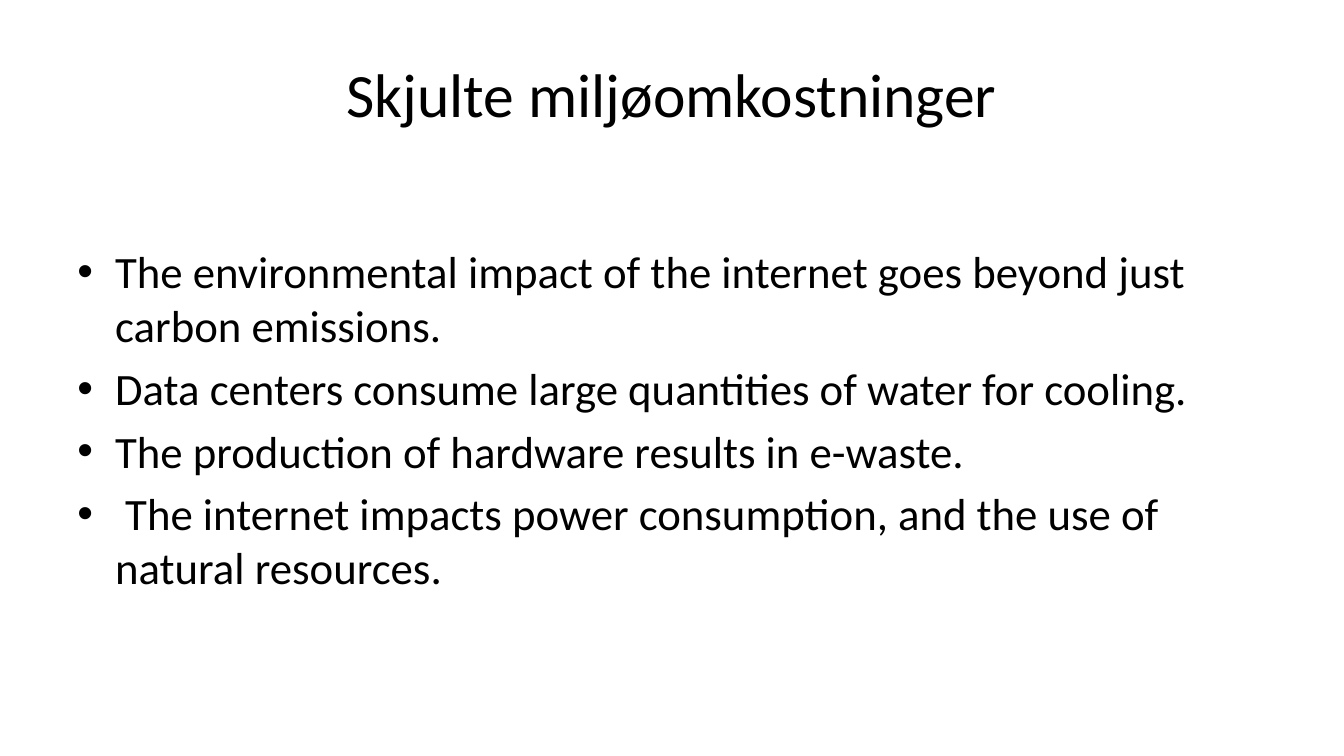
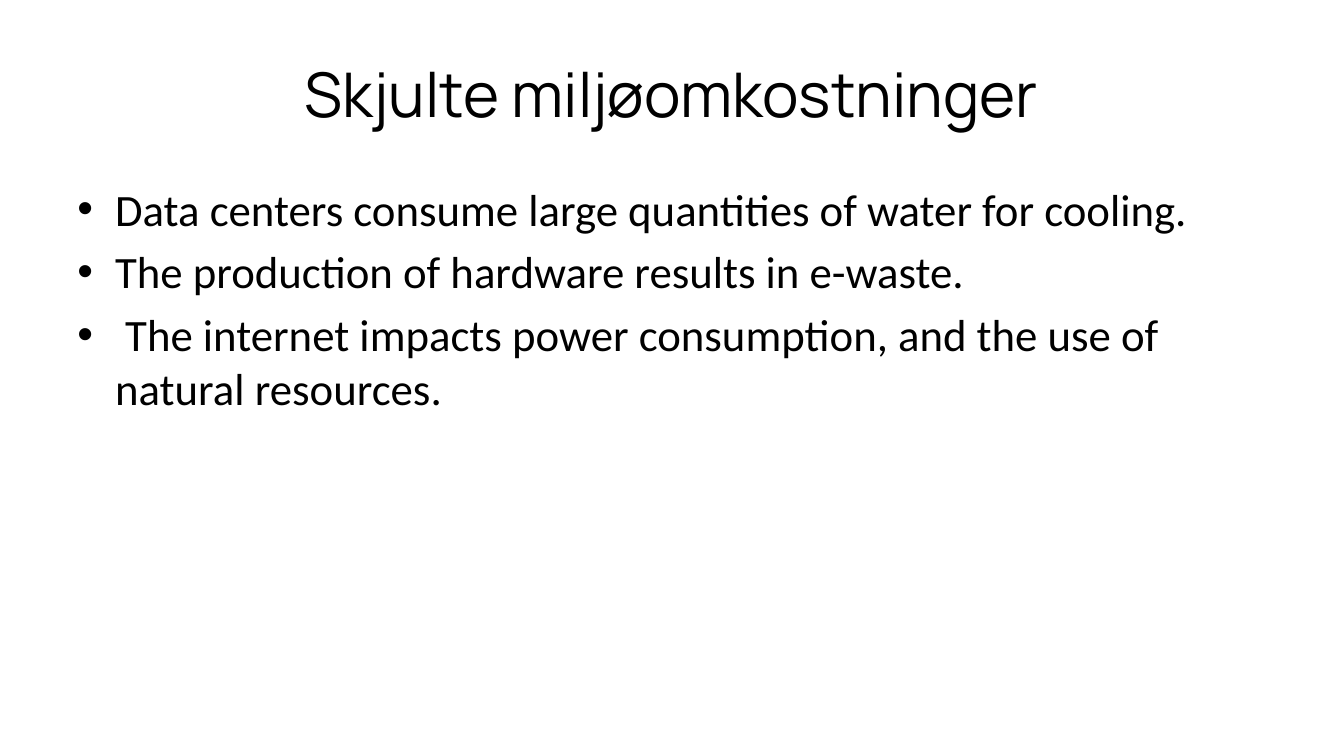
Before and after one commit to xbibogo/MMD24, a slide deck: slide 4 of semester2 PPT/Sustainable_Web_Presentation_Danish.pptx. Drawn at 1344x756 pixels with LibreOffice and Linux fonts; fonts in the diff are those of the drawing. Boxes give left, top, right and bottom in pixels: in the first picture for what was removed or moved away, otherwise in the second. Text is boxed around its words. In the diff, an @@ line names an element or a change of style, - is before the commit and + after.

```diff
--- a/semester2 PPT/Sustainable_Web_Presentation_Danish.pptx
+++ b/semester2 PPT/Sustainable_Web_Presentation_Danish.pptx
@@ title "Skjulte miljøomkostninger" at bbox=[305, 71, 1038, 133]: font Calibri to Manrope @@
@@ text at bbox=[115, 257, 1184, 343]: paragraph removed @@
-• The environmental impact of the internet goes beyond just carbon emissions.
```
Also in this commit, not shown: 20 other slides changed, 6 slides added, 3 slides removed.
